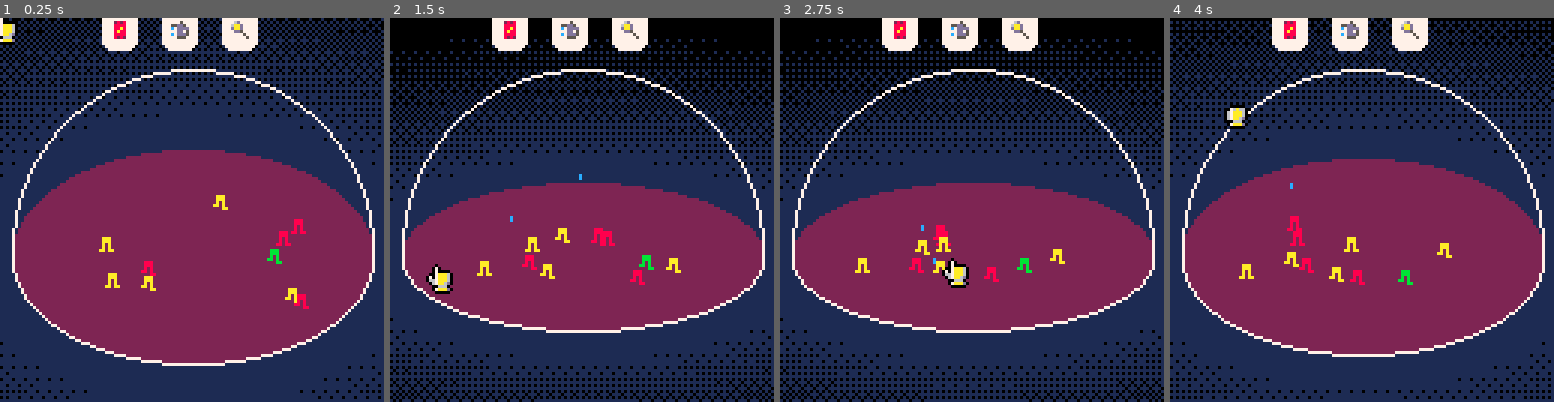
Above: before the commit, frames 1-4 (left to right).
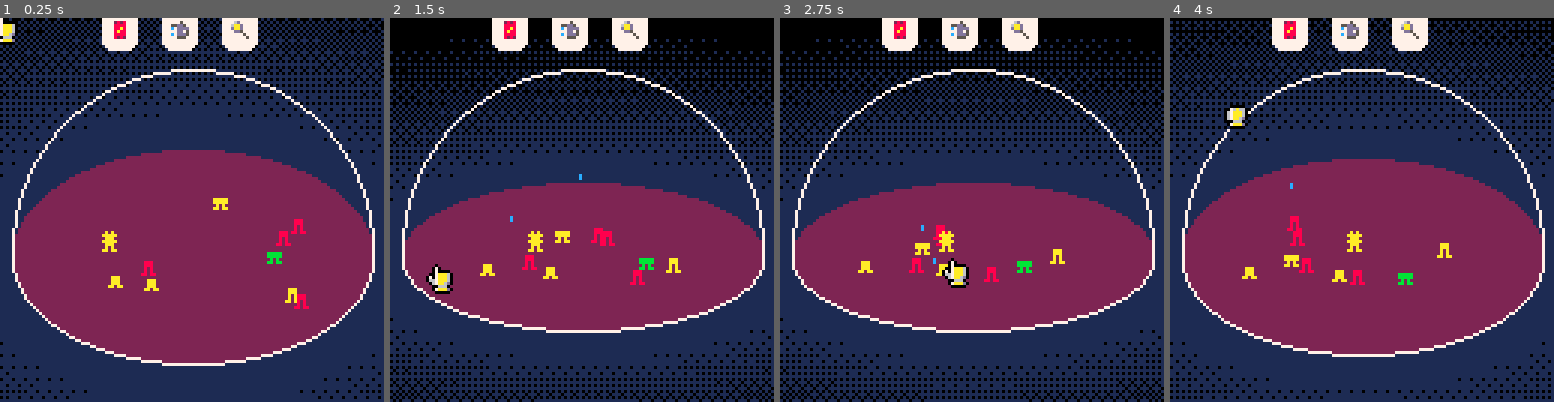
Above: after the commit, the same moments.

Repository: samuelhpratt/ggj2025
Game: PICO-8 cartridge game.p8
Two runs of this game, one before a commit and one after it. Both use one fixed random seed, a clock stepped at 60 frames per second and the inputs below.
Inputs (mouse positions are in pixels of both pictures, inside the frame that each line leads up to):
- Up to frame 1 (0.25 s): no input
- Up to frame 2 (1.5 s): click (670, 121) at 0.67 s; click (436, 267) at 1.22 s
- Up to frame 3 (2.75 s): click (887, 114) at 1.77 s; click (952, 259) at 2.32 s
- Up to frame 4 (4 s): click (1404, 106) at 2.87 s; click (1465, 256) at 3.42 s; click (1231, 102) at 3.97 s

The runs differ from the first frame. In frame 1, 0.5% of the frame differs, in the area x 25-79%, y 46-76%; in frame 2, 0.5%; in frame 3, 0.5%; in frame 4, 0.5%.

Commit message:
People Variety

Diff:
--- a/people.lua
+++ b/people.lua
@@ -22,7 +22,7 @@
 
 function spawnPerson(x, y, z)
     local person = spawnObject(x, y, z)
-    person.sprite = flr(rnd(2)) + 2
+    person.sprite = flr(rnd({2,5,8,11,18}))
     person.color = flr(rnd({8,10,11}))
     newWaypoint(person)
     -- add any other person-specific parameters here!
